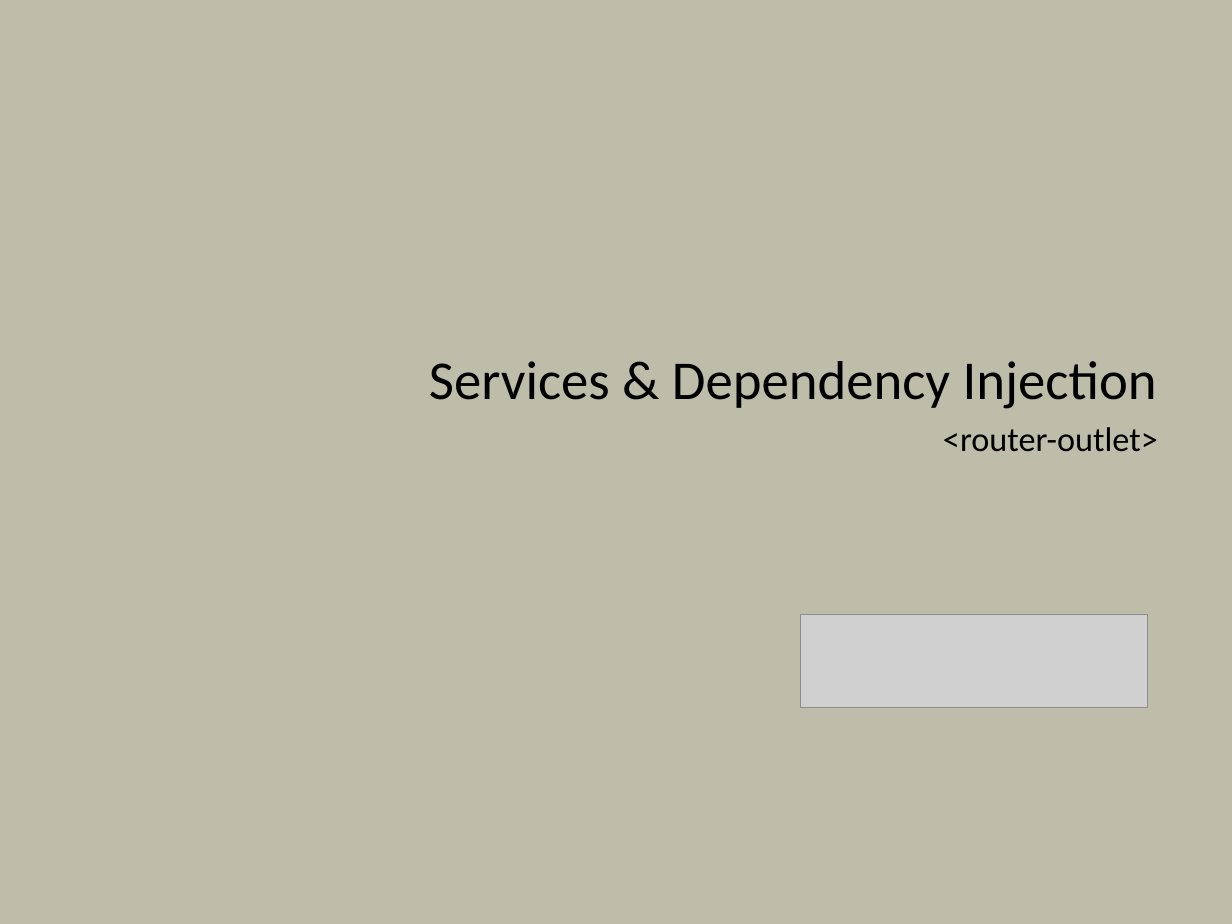
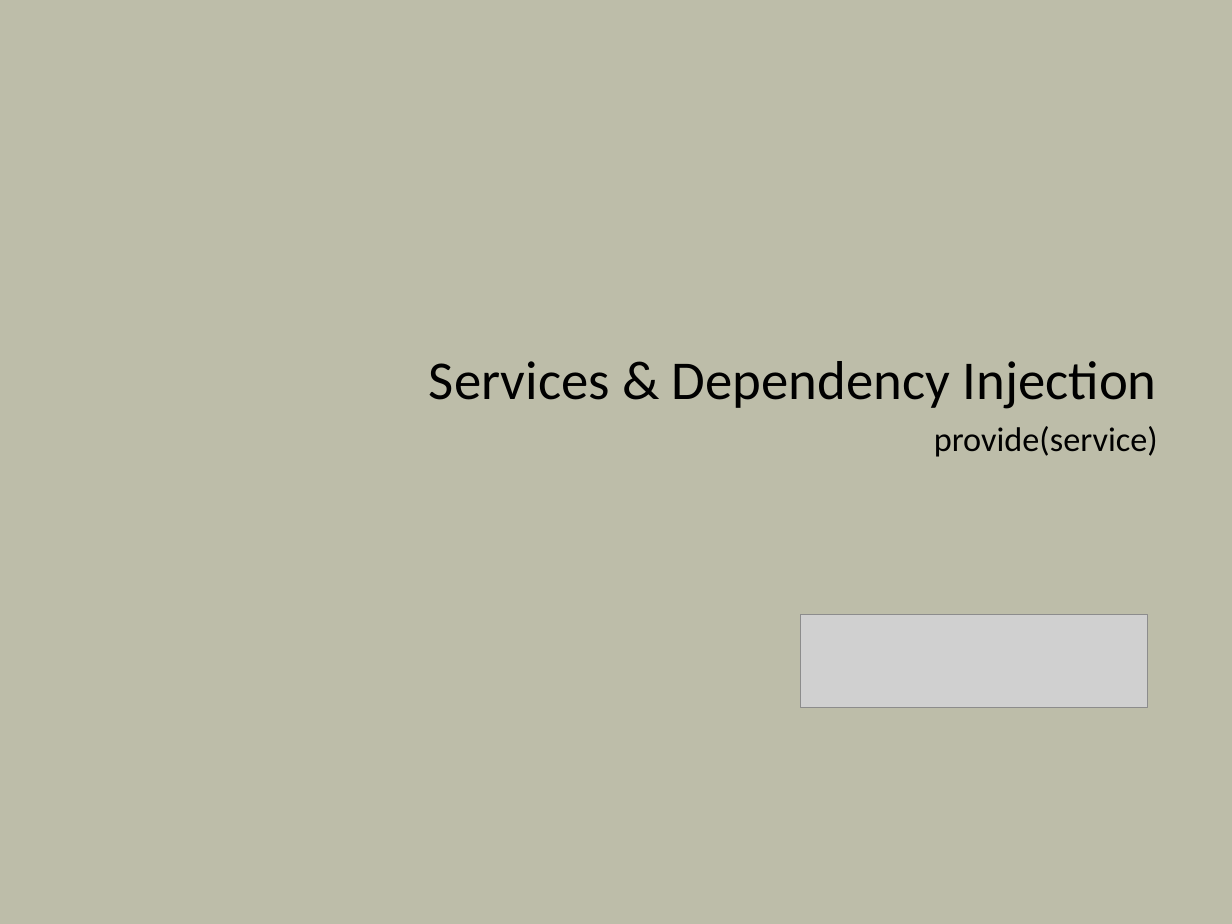
Before and after one commit to OdeToCode/classes, a slide deck: slide 1 of angular2/slides/04_Services_DI.pptx. Drawn at 1232x924 pixels with LibreOffice and Linux fonts; fonts in the diff are those of the drawing; grey boxes stand for pictures; background and template pictures are left out. Boxes give left, top, right and bottom in pixels: in the first picture for what was removed or moved away, otherwise in the second. Text is boxed around its words. In the diff, an @@ line names an element or a change of style, - is before the commit and + after.

```diff
--- a/angular2/slides/04_Services_DI.pptx
+++ b/angular2/slides/04_Services_DI.pptx
@@ subtitle at [934,426,1158,457]: text changed @@
-<router-outlet>
+provide(service)
```
Also in this commit, not shown: 3 other files.
